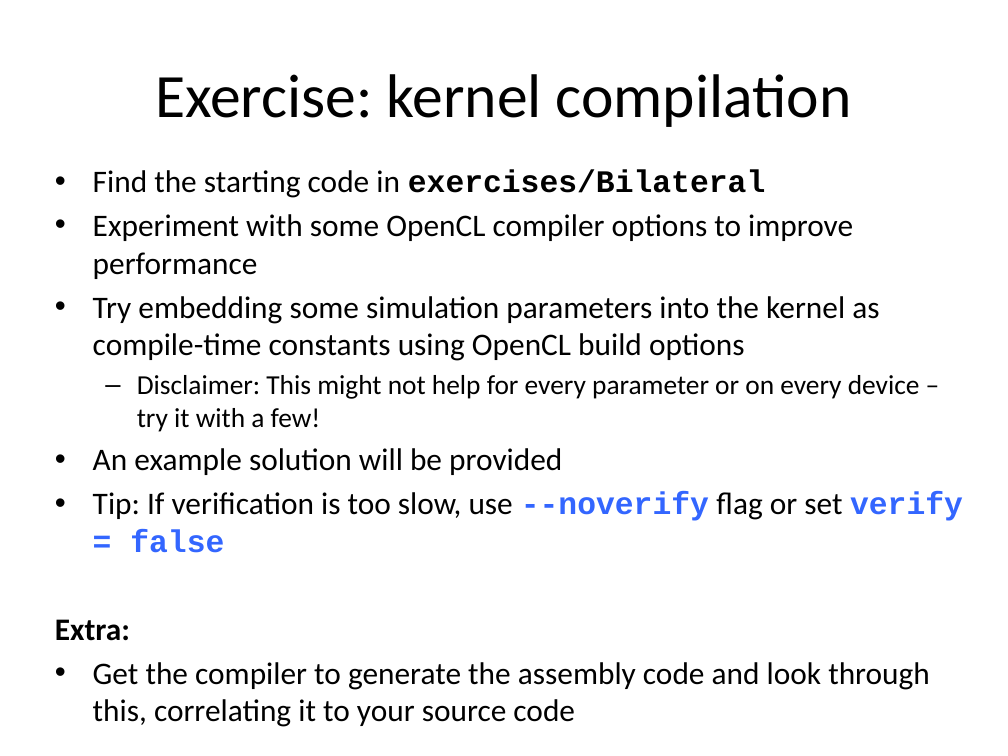
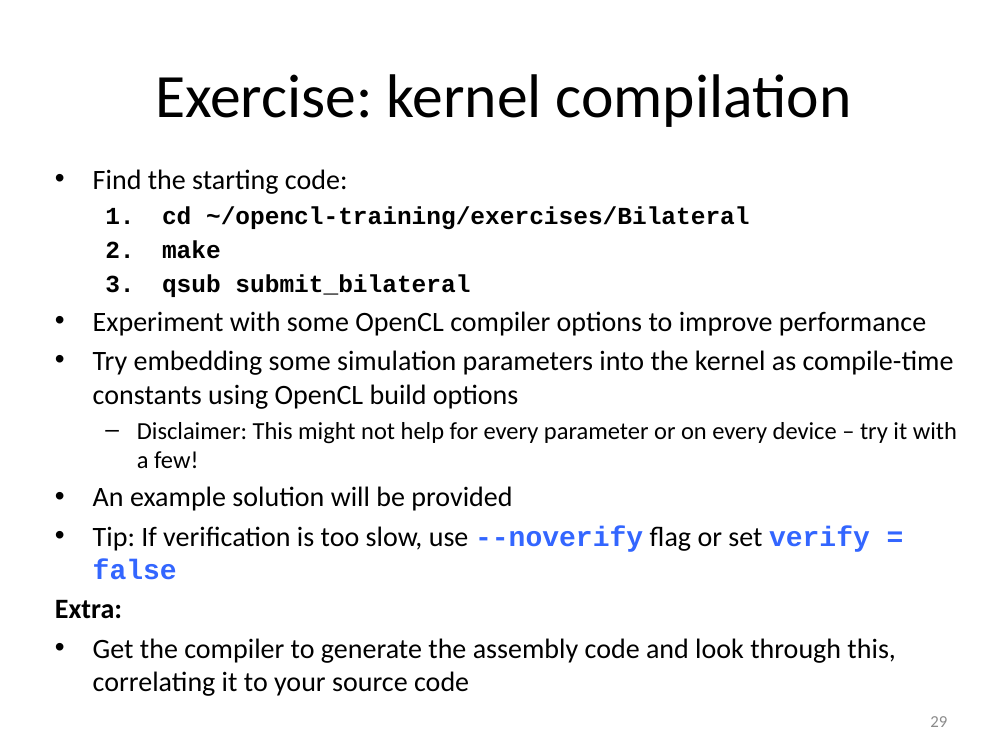
Before and after one commit to UoB-HPC/opencl-training-slides, a slide deck: slide 29 of advanced_part2.pptx. Drawn at 1008x756 pixels with LibreOffice and Linux fonts; fonts in the diff are those of the drawing. Boxes give left, top, right and bottom in pixels: in the first picture for what was removed or moved away, otherwise in the second. Text is boxed around its words. In the diff, an @@ line names an element or a change of style, - is before the commit and + after.

```diff
--- a/advanced_part2.pptx
+++ b/advanced_part2.pptx
@@ text at [93,169,750,297]: text changed; size 22.4 to 17.5 pt; font Calibri to Courier New; bold on @@
-• Find the starting code in exercises/Bilateral
+• Find the starting code:
+  1. cd ~/opencl-training/exercises/Bilateral
+  2. make
+  3. qsub submit_bilateral
@@ text at [55,311,957,696]: size 22.4 to 20 pt in "Experiment with some OpenCL compiler options to ...", "Try embedding some simulation parameters into the ...", "An example solution will be provided", "Tip: If verification is too slow, use ..." and 2 more places; size 19.6 to 17.5 pt in "Disclaimer: This might not help for every ..." @@
@@ page number added at [930,716,947,727], 12 pt, text #8C8C8C @@
+29
```
Also in this commit, not shown: 30 other slides changed.
